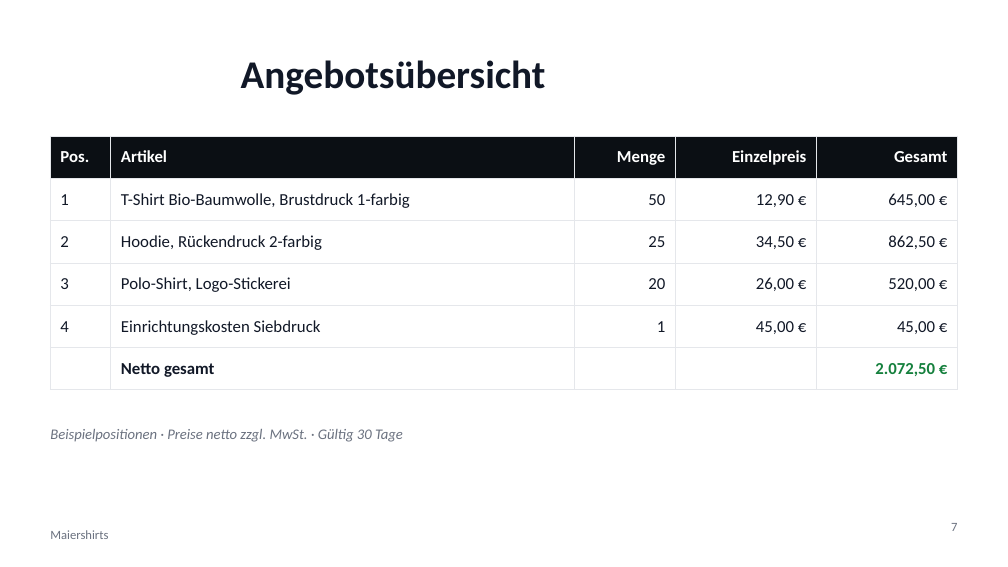
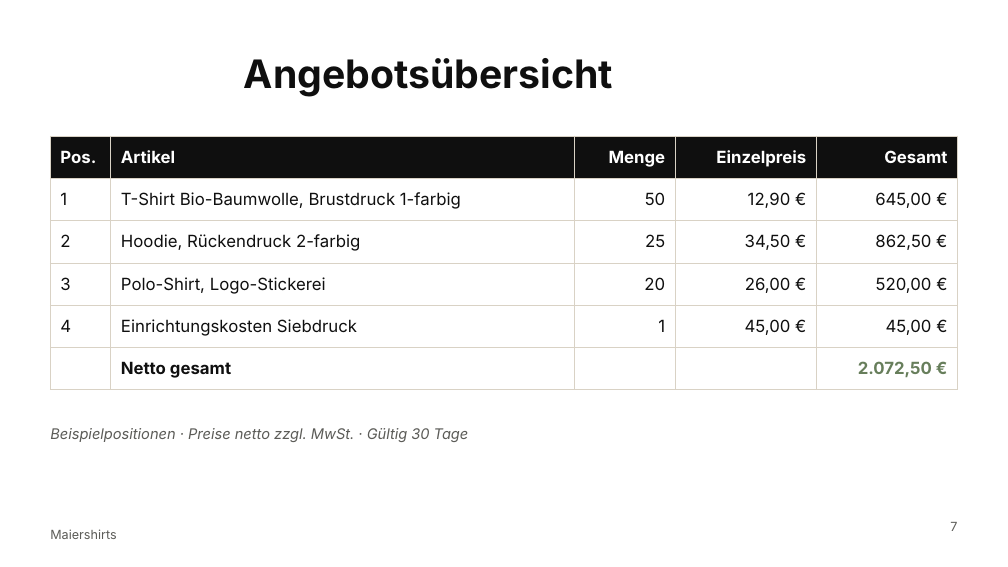
Before and after one commit to 2ghkvdhq67-oss/lexware-angebot-tool, a slide deck: slide 7 of presentation/dist/Maiershirts_Master.pptx. Drawn at 1008x567 pixels with LibreOffice and Linux fonts; fonts in the diff are those of the drawing; background and template pictures are left out. Boxes give left, top, right and bottom in pixels: in the first picture for what was removed or moved away, otherwise in the second. Text is boxed around its words. In the diff, an @@ line names an element or a change of style, - is before the commit and + after.

```diff
--- a/presentation/dist/Maiershirts_Master.pptx
+++ b/presentation/dist/Maiershirts_Master.pptx
@@ title "Angebotsübersicht" at <box>244,58,613,97</box>: font Calibri to Inter, text colour #111827 to #0F0F0F @@
@@ table at <box>50,136,958,382</box> @@
@@ fill #0B0F14 to #0F0F0F in row 1 @@
@@ font Calibri to Inter @@
@@ text colour #111827 to #0F0F0F in "1", "T-Shirt Bio-Baumwolle, Brustdruck 1-farbig", "50", "12,90 €" and 17 more places @@
@@ text colour #15803D to #677E5B in "2.072,50 €" @@
@@ borders changed @@
@@ font Calibri to Inter, text colour #6B7280 to #5C5C58 in 3 elements at <box>50,428,469,442</box>, <box>950,522,957,531</box>, <box>50,529,116,539</box> @@
```
Also in this commit, not shown: 9 other slides changed, 7 other files.
